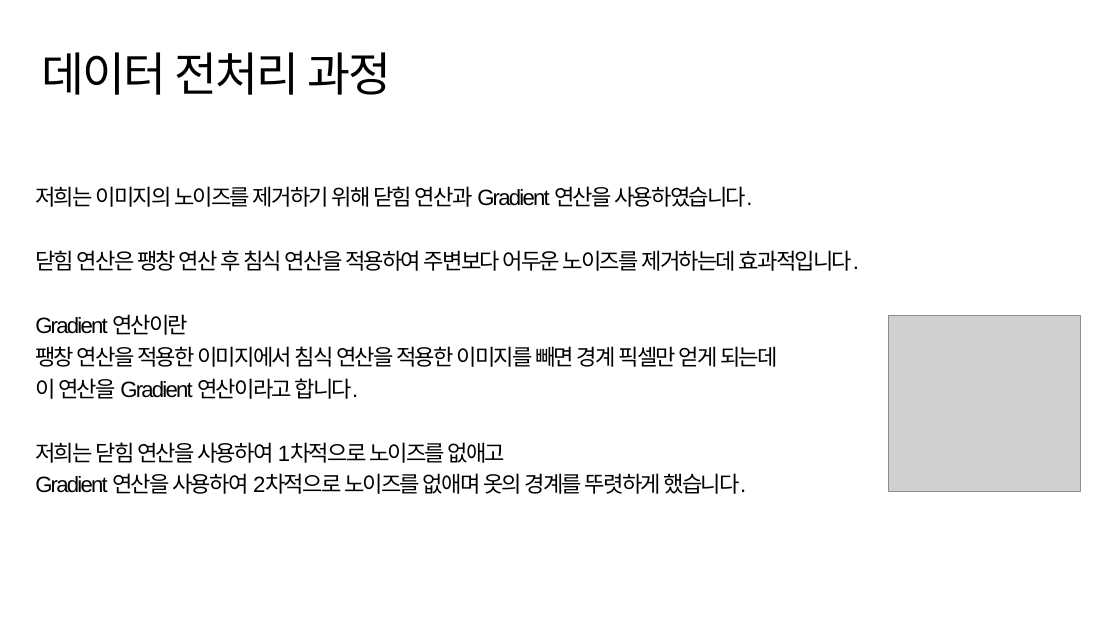
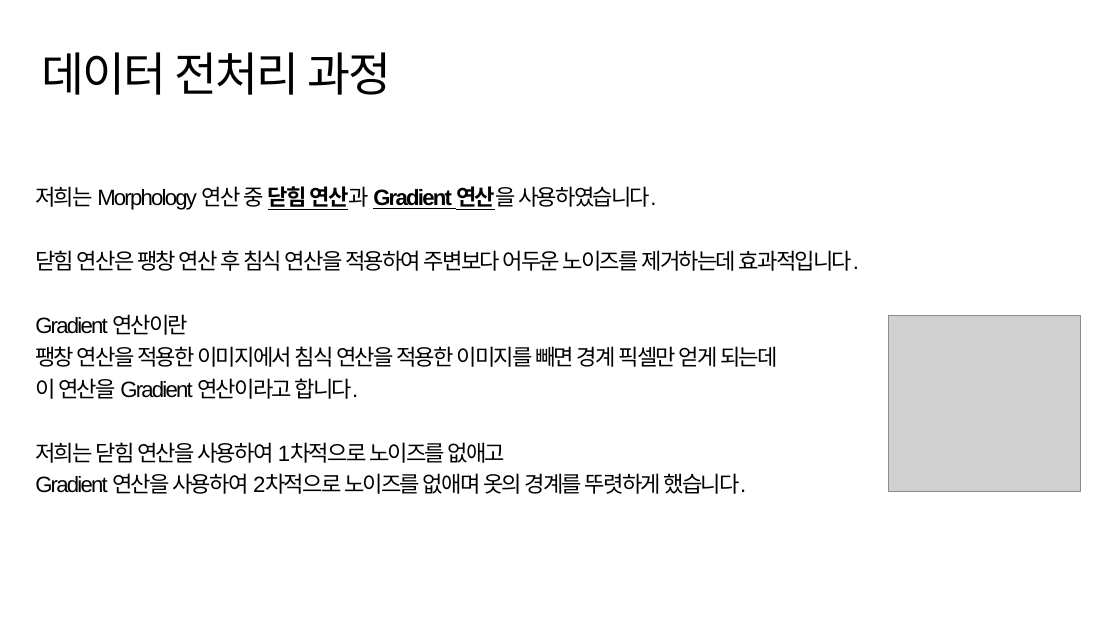
Before and after one commit to suk-6/22-dcc, a slide deck: slide 9 of 춘식이 발표자료.pptx. Drawn at 1120x630 pixels with LibreOffice and Linux fonts; fonts in the diff are those of the drawing; grey boxes stand for pictures; background and template pictures are left out. Boxes give left, top, right and bottom in pixels: in the first picture for what was removed or moved away, otherwise in the second. Text is boxed around its words. In the diff, an @@ line names an element or a change of style, - is before the commit and + after.

```diff
--- a/춘식이 발표자료.pptx
+++ b/춘식이 발표자료.pptx
@@ text at [35,186,656,210]: text changed @@
-저희는 이미지의 노이즈를 제거하기 위해 닫힘 연산과 Gradient 연산을 사용하였습니다.
+저희는 Morphology 연산 중 닫힘 연산과 Gradient 연산을 사용하였습니다.
```
Also in this commit, not shown: 6 other slides changed.
